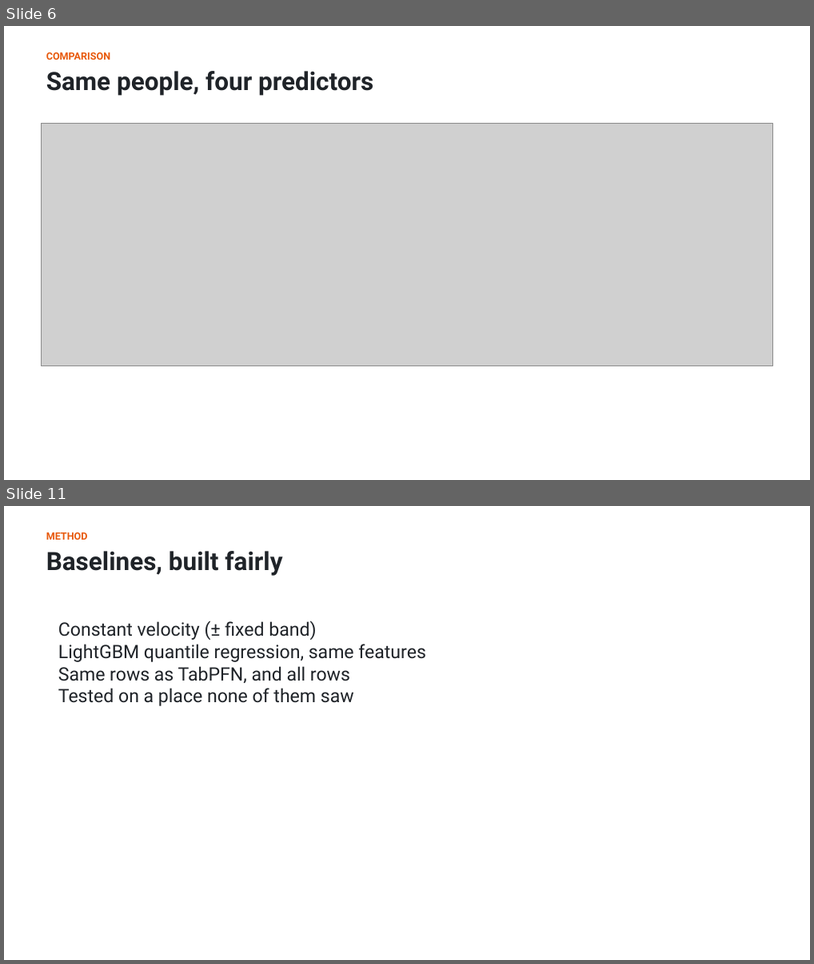
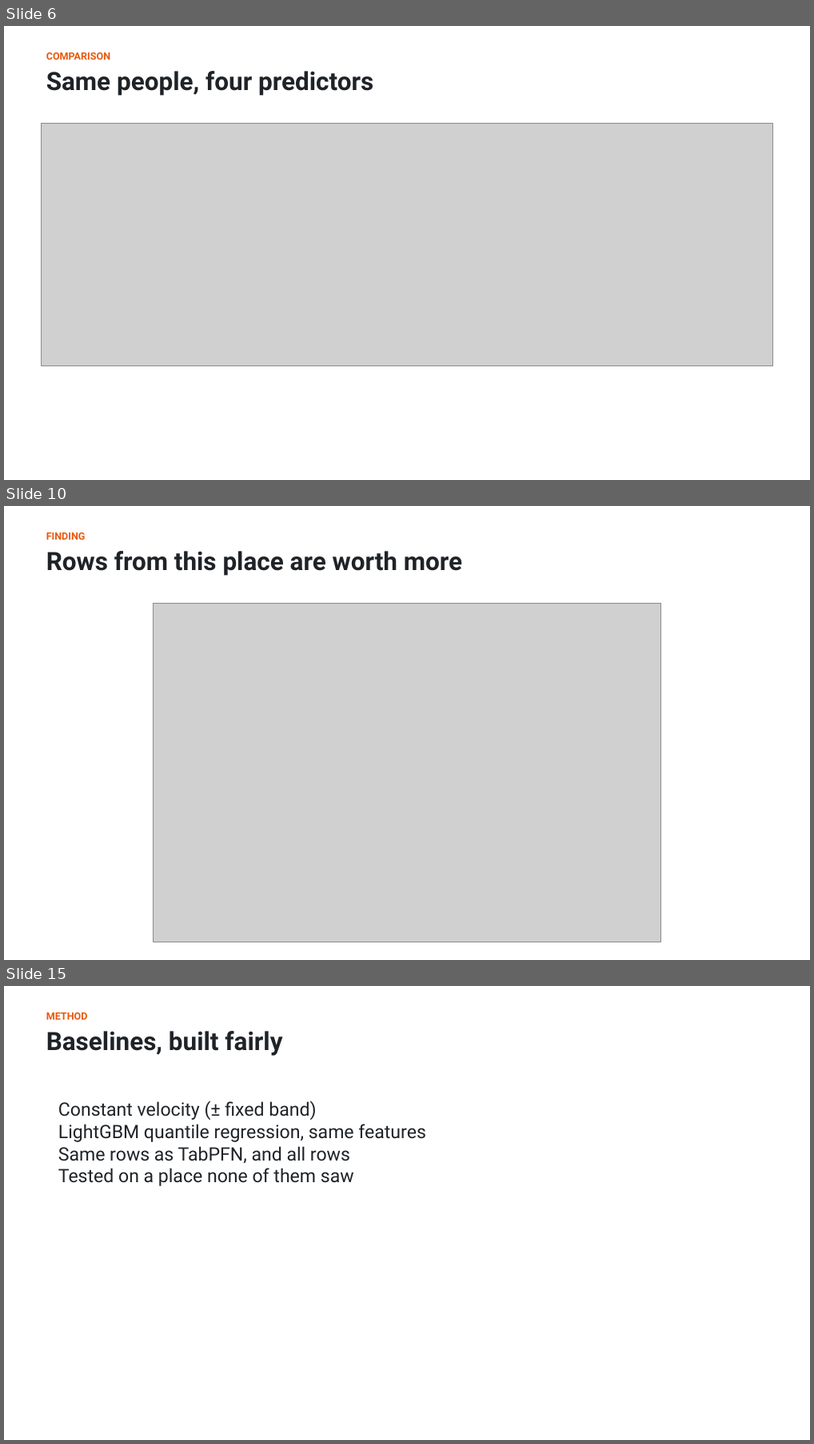
Before and after one commit to shiinalight/Foresight, a slide deck: deck/Foresight.pptx. Shown one above the other, each under a label of ours: slides 6 and 11 before the commit, slides 6, 10 and 15 after it; the slides between them are not shown. The pictures are 814x964 and 814x1444 pixels, drawn with LibreOffice and Linux fonts; fonts in the diff are those of the drawing; grey boxes stand for pictures. Boxes give left, top, right and bottom in pixels: in the first picture for what was removed or moved away, otherwise in the second. Text is boxed around its words. In the diff, an @@ line names an element or a change of style, - is before the commit and + after.

```diff
--- a/deck/Foresight.pptx
+++ b/deck/Foresight.pptx
@@ slide 10 added at [4,506,810,960], background #FFFFFF @@
@@ text added at [46,532,86,540], 12 pt, text #E8590C, bold @@
+FINDING
@@ text added at [46,551,462,576], 30 pt, text #1F2328, bold @@
+Rows from this place are worth more
@@ picture added at [154,603,662,941] @@
@@ what was slide 11 is now slide 15 @@
```
Also in this commit, not shown: 1 slide changed, 3 other slides added, 7 other files.
